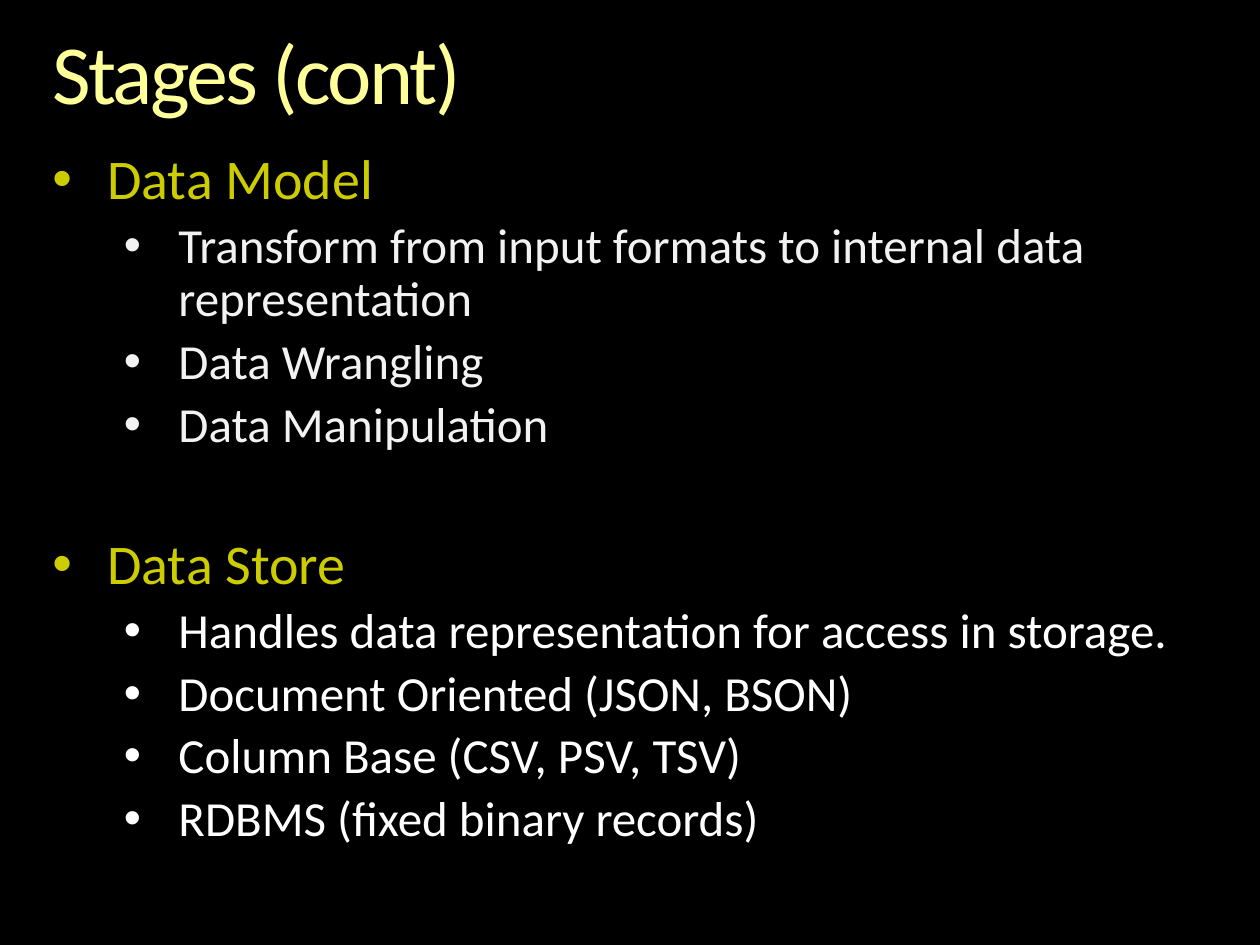
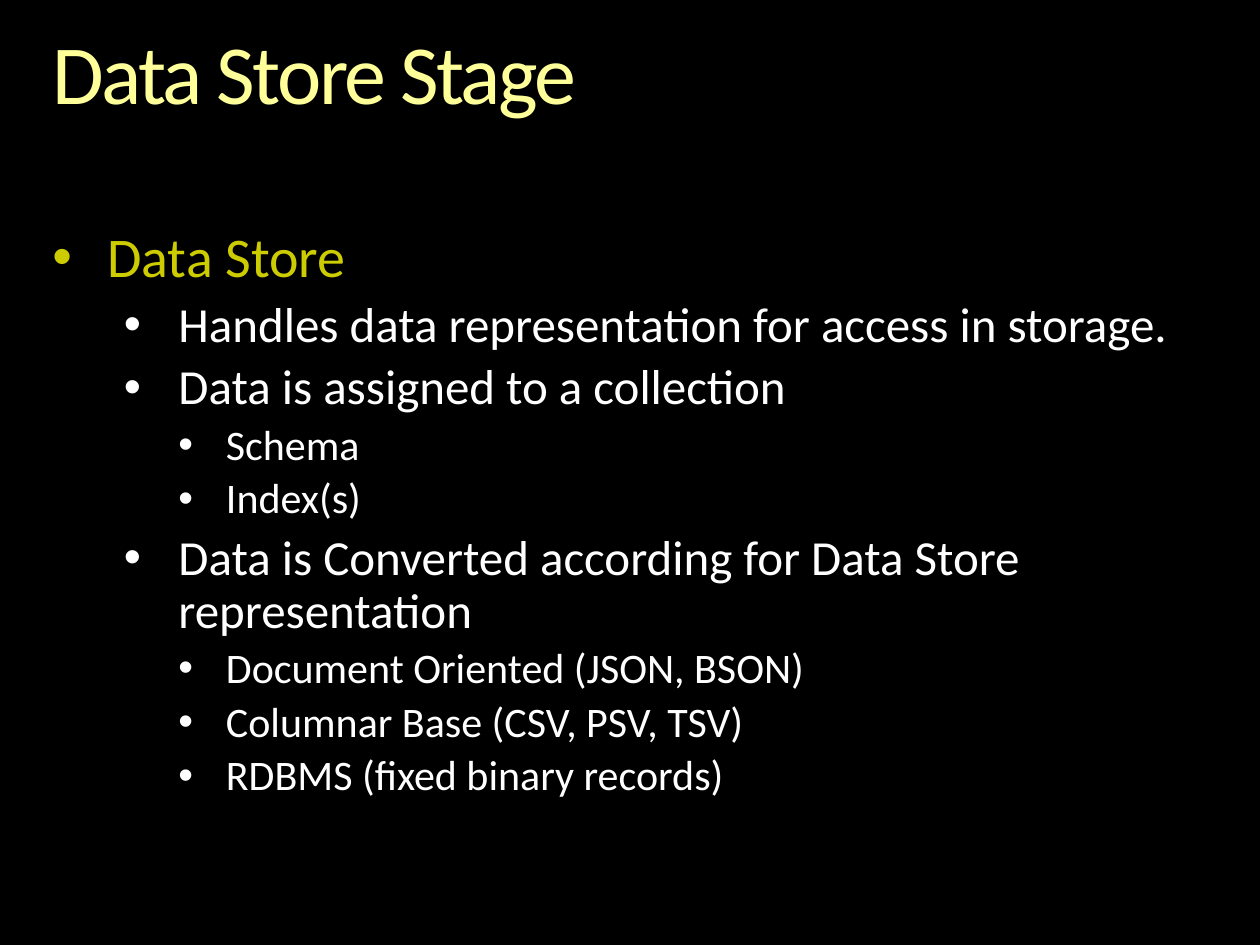
Before and after one commit to andrewferlitsch/epipog-nosql, a slide deck: slide 9 of specs/stages/Data Pipeline.pptx (slide 6 before the commit). Drawn at 1260x945 pixels with LibreOffice and Linux fonts; fonts in the diff are those of the drawing; background and template pictures are left out. Boxes give left, top, right and bottom in pixels: in the first picture for what was removed or moved away, otherwise in the second. Text is boxed around its words. In the diff, an @@ line names an element or a change of style, - is before the commit and + after.

Commit message:
documentation

```diff
--- a/specs/stages/Data Pipeline.pptx
+++ b/specs/stages/Data Pipeline.pptx
@@ title at (52,49,576,119): text changed @@
-Stages (cont)
+Data Store Stage
@@ text at (107,160,1084,450): paragraphs removed @@
-• Data Model
-  • Transform from input formats to internal data representation
-  • Data Wrangling
-  • Data Manipulation
@@ text at (178,370,1020,636): paragraphs added @@
+  • Data is assigned to a collection
+    • Schema
+    • Index(s)
+  • Data is Converted according for Data Store representation
@@ text at (226,652,804,797): size 28 to 24 pt in "Document Oriented (JSON, BSON)", "RDBMS (fixed binary records)"; list level 2 to 3 in "Document Oriented (JSON, BSON)"; list level 2 to 3 in "RDBMS (fixed binary records)" @@
@@ text at (226,706,743,743): text changed; size 28 to 24 pt @@
-  • Column Base (CSV, PSV, TSV)
+    • Columnar Base (CSV, PSV, TSV)
```
Also in this commit, not shown: 4 other slides changed, 7 slides added, 2 other files.
